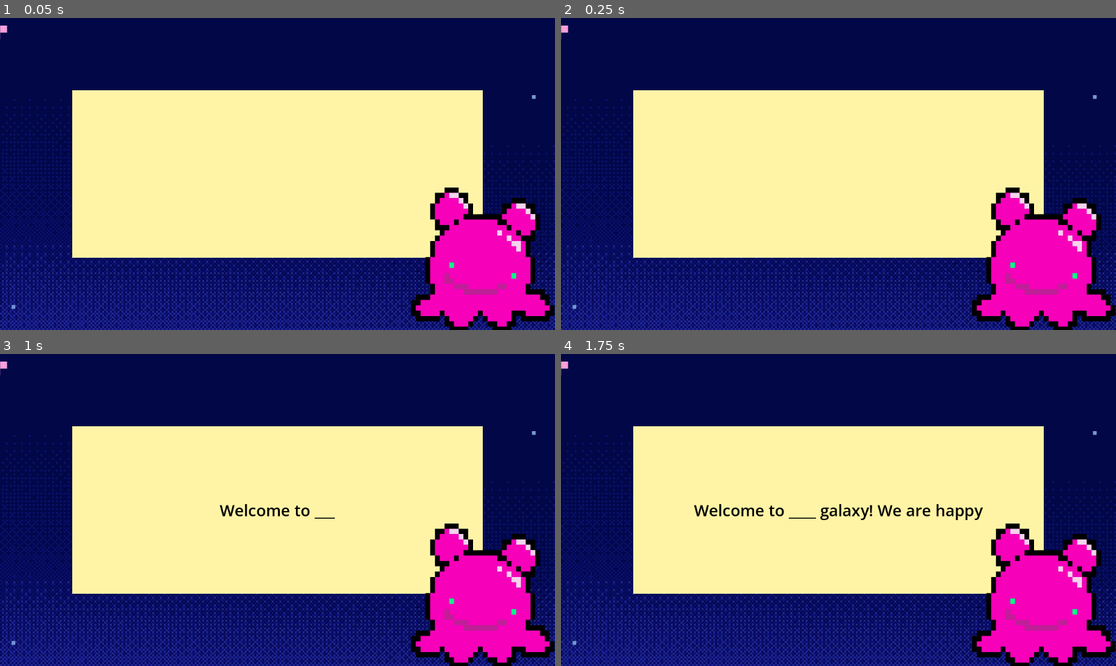
Above: before the commit, frames 1-4 (two rows, left to right).
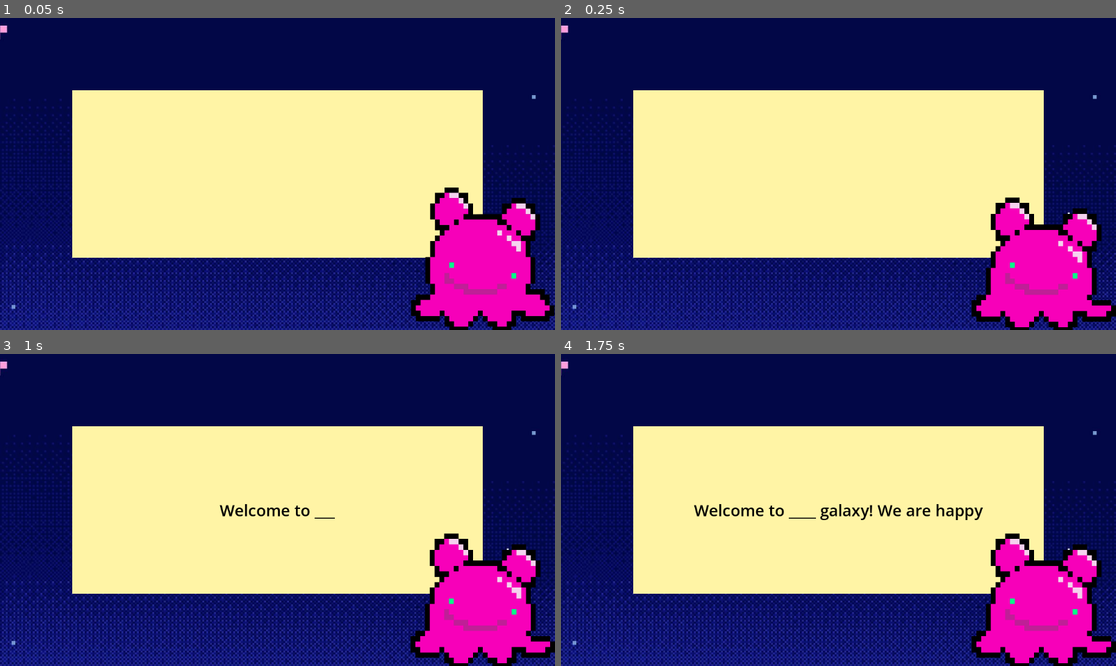
Above: after the commit, the same moments.

Repository: asiderys/ROOT16-Game-Jam
Game: Godot game, scene res://cutscene.tscn
Two runs of this game, one before a commit and one after it. Both use one fixed random seed, a clock stepped at 60 frames per second and the inputs below. Before the commit the project has no main scene; this scene is started directly in both runs.
Inputs (mouse positions are in pixels of both pictures, inside the frame that each line leads up to):
- Up to frame 1 (0.05 s): no input
- Up to frame 2 (0.25 s): no input
- Up to frame 3 (1 s): click (277, 510) at 0.5 s
- Up to frame 4 (1.75 s): click (838, 510) at 1.25 s

Frame 1 is identical in both runs. In frame 2, 2.6% of the frame differs, in the area x 73-100%, y 54-100%; in frame 3, 2.6%; in frame 4, 2.6%.

Commit message:
Refined timing

Diff:
--- a/cutscene.gd
+++ b/cutscene.gd
@@ -19,13 +19,13 @@
 	$AnimationPlayer/Guide.position.x =  x_size  - 150
 	$AnimationPlayer/Guide.position.y = get_viewport().get_visible_rect().size.y
 	$SpeachBubble/InfoLbl.text = ""
+	$AnimationPlayer/Guide.play()
 
 func next_slide() -> void:
 	if clickable == false:
 		return
 	clickable = false
-	if (cur_slide - 1) % walk_time == 0:
-		$AnimationPlayer/Guide.play()
+	if (cur_slide + 2) % walk_time == 0:
 		if guide_pos == side.RIGHT:
 			$AnimationPlayer.play("WalkLeft")
 			guide_pos = side.LEFT
@@ -33,7 +33,7 @@
 			$AnimationPlayer.play("WalkRight")
 			guide_pos = side.RIGHT
 		await $AnimationPlayer.animation_finished
-		$AnimationPlayer/Guide.pause()
+
 	cur_slide += 1
 	$SpeachBubble/InfoLbl.text = ""
 	$AlienVoice.speak(slides[cur_slide])
--- a/project.godot
+++ b/project.godot
@@ -11,8 +11,17 @@
 [application]
 
 config/name="ROOT16"
+run/main_scene="uid://dtxngu4u3aui3"
 config/features=PackedStringArray("4.6", "Forward Plus")
 config/icon="res://icon.svg"
+
+[autoload]
+
+global="*uid://chhpjy5m4c1s4"
+
+[display]
+
+window/size/mode=4
 
 [physics]
 
Not shown: 1 places in cutscene.tscn that only renumber resources
